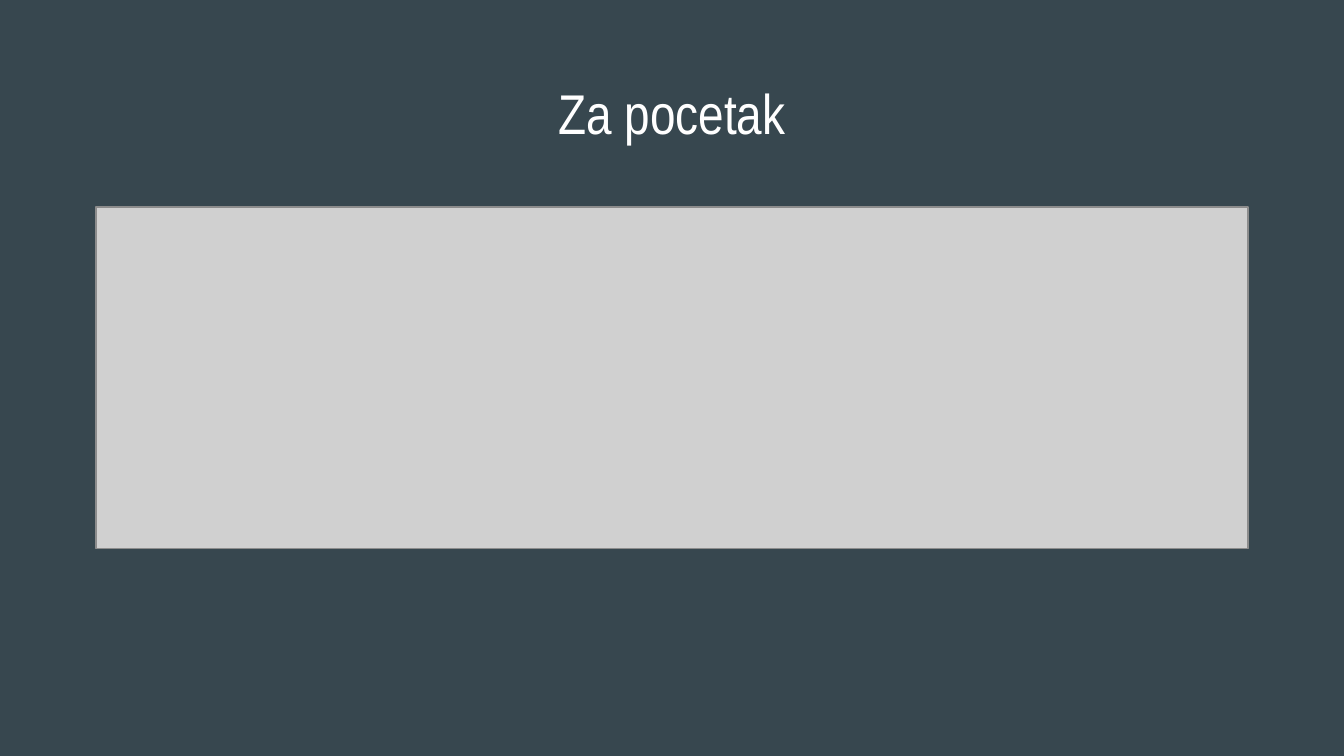
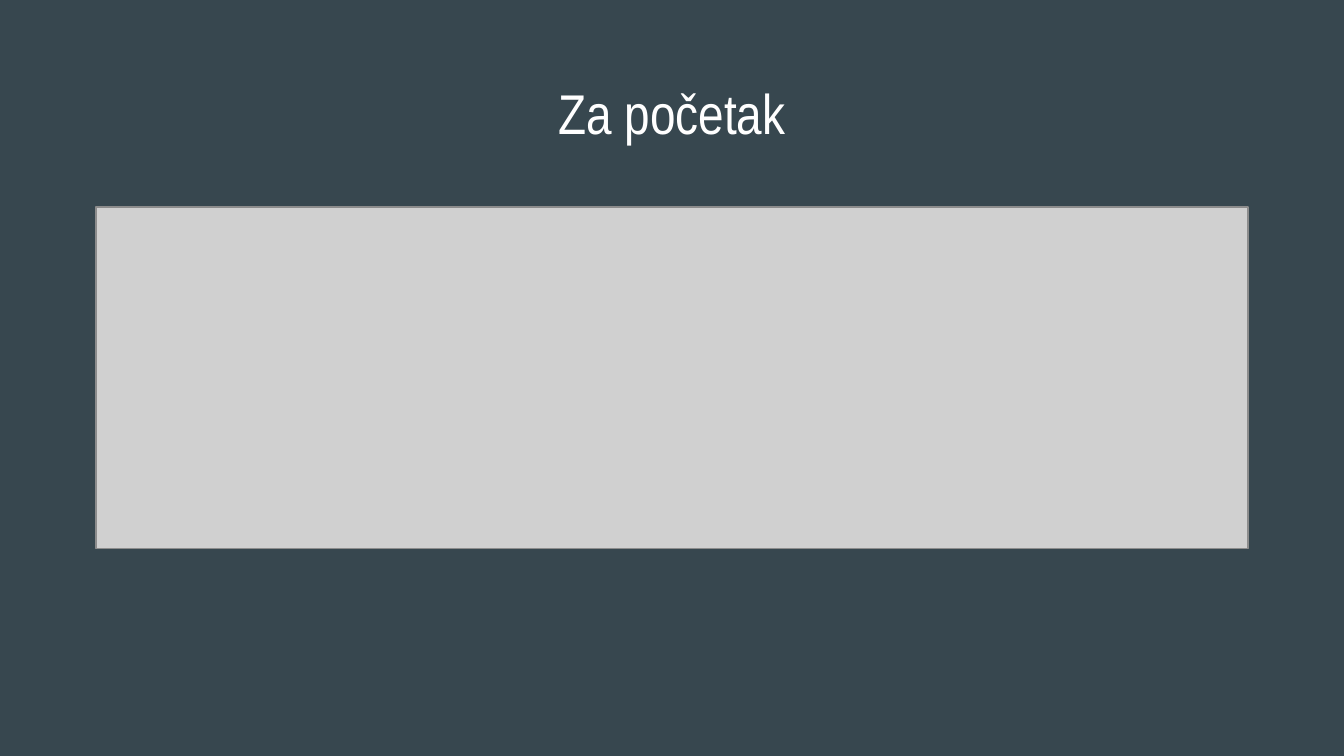
Before and after one commit to nikolalsvk/note-play, a slide deck: slide 7 of NotePlay.pptx (slide 6 before the commit). Drawn at 1344x756 pixels with LibreOffice and Linux fonts; fonts in the diff are those of the drawing; grey boxes stand for pictures. Boxes give left, top, right and bottom in pixels: in the first picture for what was removed or moved away, otherwise in the second. Text is boxed around its words. In the diff, an @@ line names an element or a change of style, - is before the commit and + after.

```diff
--- a/NotePlay.pptx
+++ b/NotePlay.pptx
@@ title at [558,93,786,144]: text changed @@
-Za pocetak
+Za početak
```
Also in this commit, not shown: 5 other slides changed, 1 slide added.
